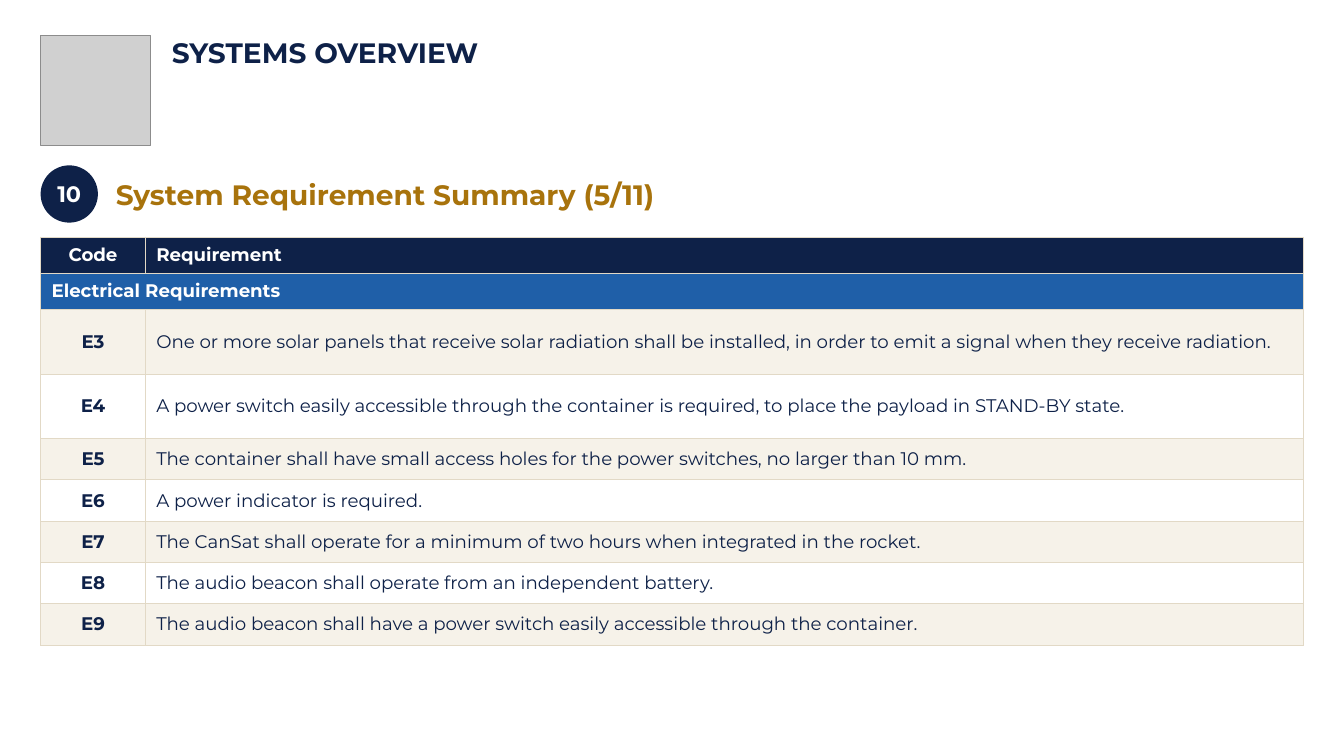
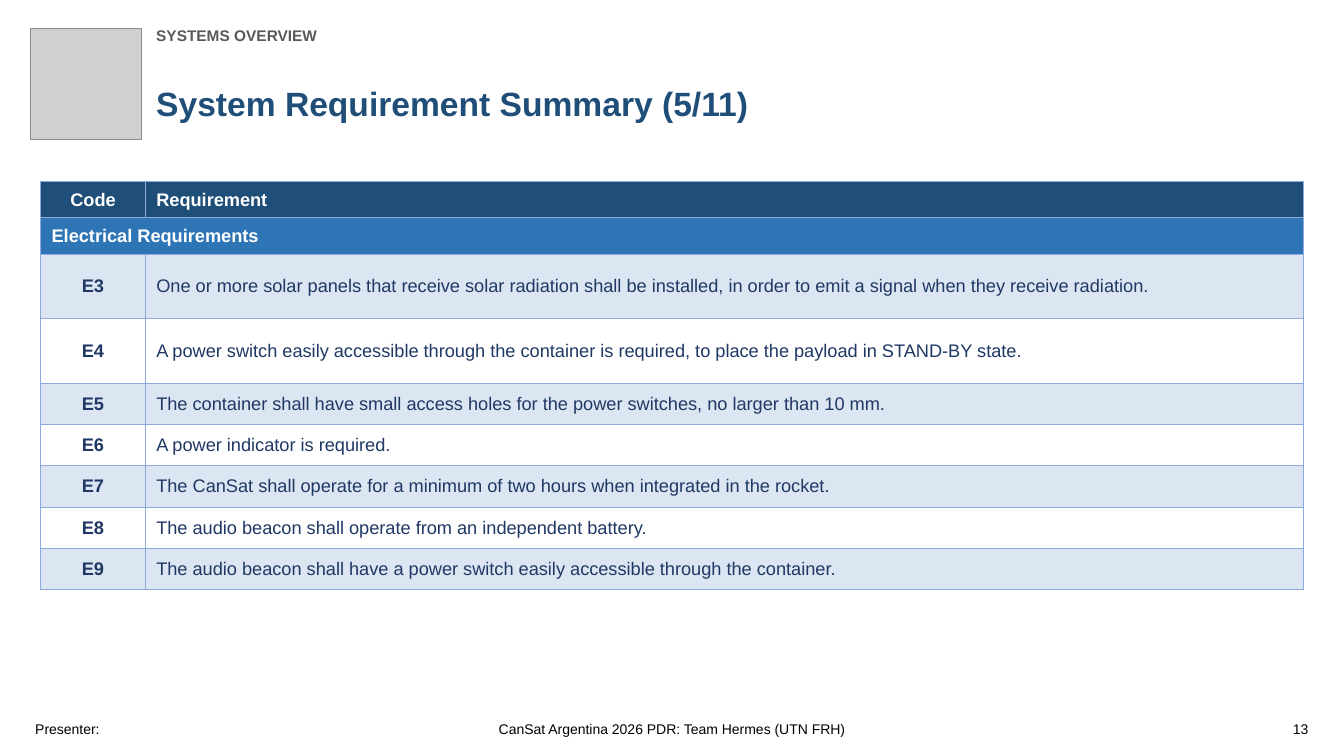
Before and after one commit to Caetano18/proyecto, a slide deck: slide 13 of cansat_pdr/laminas_plantilla/CanSat_PDR_Hermes_mecanica.pptx. Drawn at 1344x756 pixels with LibreOffice and Linux fonts; fonts in the diff are those of the drawing; grey boxes stand for pictures; background and template pictures are left out. Boxes give left, top, right and bottom in pixels: in the first picture for what was removed or moved away, otherwise in the second. Text is boxed around its words. In the diff, an @@ line names an element or a change of style, - is before the commit and + after.

```diff
--- a/cansat_pdr/laminas_plantilla/CanSat_PDR_Hermes_mecanica.pptx
+++ b/cansat_pdr/laminas_plantilla/CanSat_PDR_Hermes_mecanica.pptx
@@ picture: place and size @@
-picture at <box>40,35,150,145</box>
+picture at <box>30,28,141,139</box>
@@ text "SYSTEMS OVERVIEW": place and size @@
-text "SYSTEMS OVERVIEW" at <box>172,43,478,64</box>
+text "SYSTEMS OVERVIEW" at <box>156,30,317,41</box>
@@ text "SYSTEMS OVERVIEW" at <box>156,30,317,41</box>: size 20 to 11 pt, font Montserrat to Arial, text colour #0E2148 to #595959 @@
@@ text "System Requirement Summary (5/11)": place and size @@
-text "System Requirement Summary (5/11)" at <box>116,181,654,211</box>
+text "System Requirement Summary (5/11)" at <box>156,91,748,123</box>
@@ text "System Requirement Summary (5/11)" at <box>156,91,748,123</box>: size 20 to 24 pt, font Montserrat to Arial, text colour #A8730C to #1F4E79 @@
@@ ellipse removed at <box>40,165,98,223</box> @@
-10
@@ table at <box>40,181,1304,590</box> @@
@@ fill #0E2148 to #1F4E79 in row 1 @@
@@ fill #1F5FA8 to #2E75B6 in row 2, column 1 @@
@@ fill #F6F2E9 to #DCE6F2 in 8 cells @@
@@ font Montserrat to Arial, text colour #0E2148 to #1F3864 @@
@@ borders changed @@
@@ table: place and size @@
-table at <box>40,237,1304,645</box>
+table at <box>40,181,1304,590</box>
@@ text added at <box>35,724,99,734</box>, 10 pt, text #000000 @@
+Presenter:
@@ text added at <box>499,724,845,737</box>, 10 pt, text #000000 @@
+CanSat Argentina 2026 PDR: Team Hermes (UTN FRH)
@@ text added at <box>1293,724,1309,734</box>, 10 pt, text #000000 @@
+13
```
Also in this commit, not shown: 107 other slides changed, 1 slide added, 33 other files.
